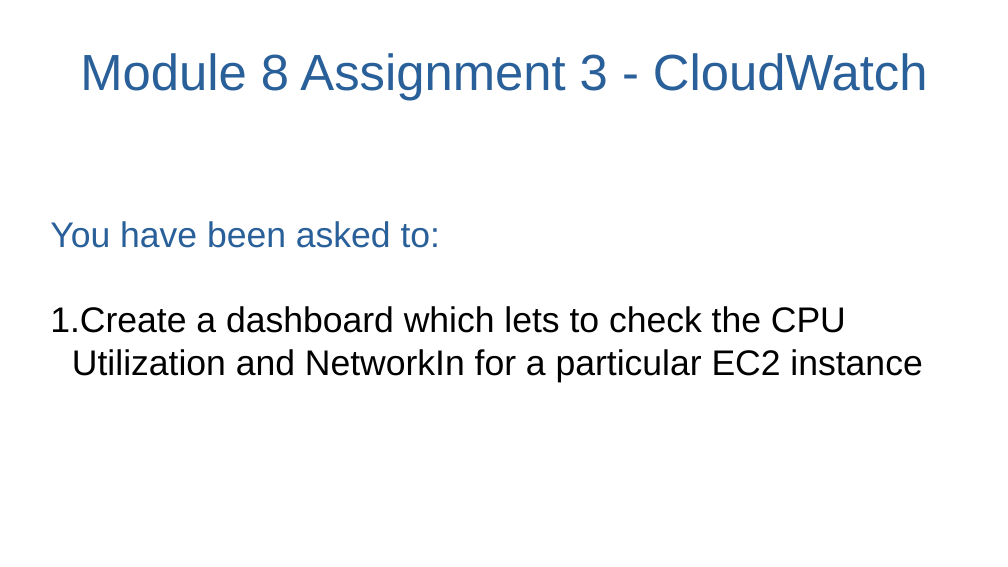
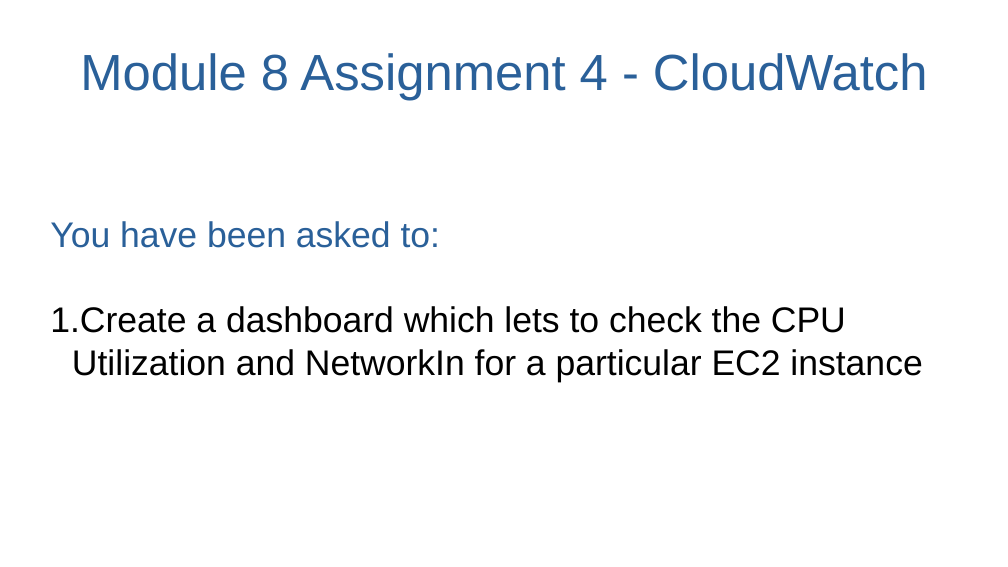
Before and after one commit to enhariharan/aws-solutions-architect-training, a slide deck: slide 1 of module_8_access_management_and_monitoring_services/module_8_assignment_4_cloudwatch/module_8_assignment_4.pptx. Drawn at 1008x567 pixels with LibreOffice and Linux fonts; fonts in the diff are those of the drawing. Boxes give left, top, right and bottom in pixels: in the first picture for what was removed or moved away, otherwise in the second. Text is boxed around its words. In the diff, an @@ line names an element or a change of style, - is before the commit and + after.

Commit message:
Module 8 assignment 4 updated
Fixed typo in title slide. Changed Assignment number from "3" to "4"

```diff
--- a/module_8_access_management_and_monitoring_services/module_8_assignment_4_cloudwatch/module_8_assignment_4.pptx
+++ b/module_8_access_management_and_monitoring_services/module_8_assignment_4_cloudwatch/module_8_assignment_4.pptx
@@ title at box(80, 53, 928, 100): text changed @@
-Module 8 Assignment 3 - CloudWatch
+Module 8 Assignment 4 - CloudWatch
```
Also in this commit, not shown: 1 other file.
